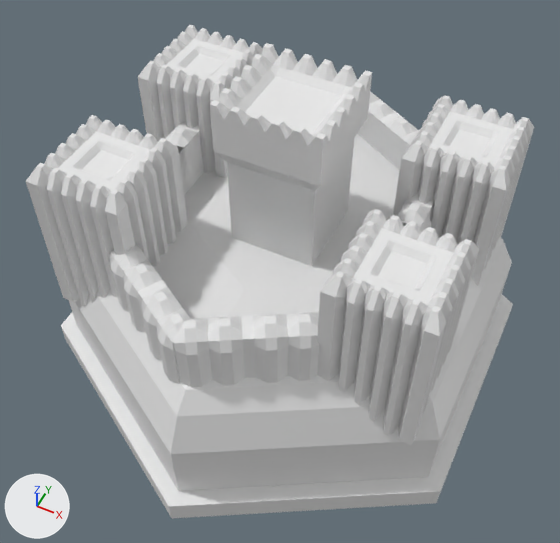
What one commit did to the OBJ model Models/City.obj.
The view is the same before and after, from a 50 mm camera at (9.2, -19.4, 27.3) aimed at (0.2, -1.3, 4.8). Lighting does not change. The marker at lower left points along +X, +Y and +Z. Where no turn or scale is listed for an object, it has been applied to the vertices.
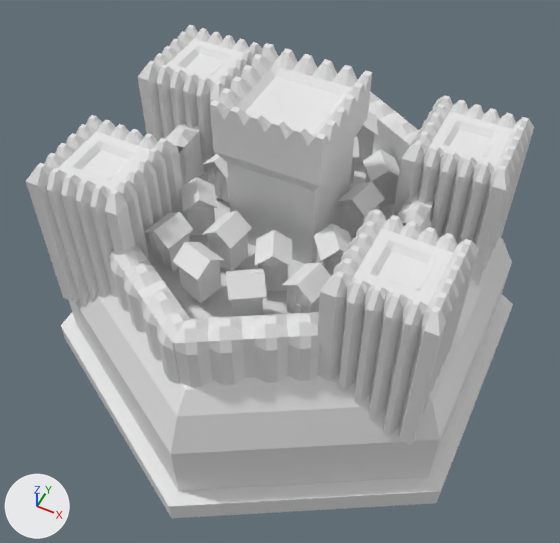
Boxes [x1, y1, x2, y2] around the edits, measured in the pictures (560 x 543 px):
'Cube.019', added
    after: [173, 242, 225, 303]
'Cube.018', added
    after: [202, 211, 252, 271]
'Cube.020', added
    after: [254, 230, 292, 291]
'Cube.021', added
    after: [144, 212, 194, 272]
'Cube.017', added
    after: [226, 269, 267, 317]
'Cube.026', added
    after: [282, 263, 331, 314]
'Cube.022', added
    after: [181, 177, 218, 236]
'Cube.027', added
    after: [337, 182, 385, 237]
'Cube.028', added
    after: [363, 149, 400, 207]
'Cube.025', added
    after: [314, 224, 351, 276]
'Cube.024', added
    after: [202, 154, 229, 202]
'Cube.013', added
    after: [355, 111, 378, 161]
'Cube.016', added
    after: [350, 137, 360, 183]

Patch to the scene script:
```diff
--- a/Models/City.obj.py
+++ b/Models/City.obj.py
@@ ob_cube_028 @@
+ob_cube_028 = bpy.data.objects.new('Cube.028', me_cube_028)  # 108 vertices, 98 faces; spans x 1.76..3.5, y 1.67..3.4, z 6.51..8.41; in mat_material_067 (white #e7e7e7), mat_material_068 (white #e7e7e7)
+ob_cube_028.location = (0.0, 0.0, 0.0)
@@ ob_cube_027 @@
+ob_cube_027 = bpy.data.objects.new('Cube.027', me_cube_027)  # 108 vertices, 98 faces; spans x 1.78..3.28, y -0.15..1.34, z 6.51..8.41; in mat_material_065 (white #e7e7e7), mat_material_066 (white #e7e7e7)
+ob_cube_027.location = (0.0, 0.0, 0.0)
@@ ob_cube_026 @@
+ob_cube_026 = bpy.data.objects.new('Cube.026', me_cube_026)  # 108 vertices, 98 faces; spans x 1.78..3.28, y -4.63..-3.14, z 6.51..8.41; in mat_material_063 (white #e7e7e7), mat_material_064 (white #e7e7e7)
+ob_cube_026.location = (0.0, 0.0, 0.0)
@@ ob_cube_025 @@
+ob_cube_025 = bpy.data.objects.new('Cube.025', me_cube_025)  # 108 vertices, 98 faces; spans x 1.76..3.5, y -2.82..-1.08, z 6.51..8.41; in mat_material_061 (white #e7e7e7), mat_material_062 (white #e7e7e7)
+ob_cube_025.location = (0.0, 0.0, 0.0)
@@ ob_cube_024 @@
+ob_cube_024 = bpy.data.objects.new('Cube.024', me_cube_024)  # 108 vertices, 98 faces; spans x -3.66..-2.16, y -0.55..0.95, z 6.51..8.41; in mat_material_059 (white #e7e7e7), mat_material_060 (white #e7e7e7)
+ob_cube_024.location = (0.0, 0.0, 0.0)
@@ ob_cube_022 @@
+ob_cube_022 = bpy.data.objects.new('Cube.022', me_cube_022)  # 108 vertices, 98 faces; spans x -3.68..-1.94, y -2.82..-1.08, z 6.51..8.41; in mat_material_055 (white #e7e7e7), mat_material_056 (white #e7e7e7)
+ob_cube_022.location = (0.0, 0.0, 0.0)
@@ ob_cube_021 @@
+ob_cube_021 = bpy.data.objects.new('Cube.021', me_cube_021)  # 108 vertices, 98 faces; spans x -3.66..-2.16, y -4.63..-3.14, z 6.51..8.41; in mat_material_053 (white #e7e7e7), mat_material_054 (white #e7e7e7)
+ob_cube_021.location = (0.0, 0.0, 0.0)
@@ ob_cube_020 @@
+ob_cube_020 = bpy.data.objects.new('Cube.020', me_cube_020)  # 108 vertices, 98 faces; spans x 0.05..1.69, y -3.99..-2.34, z 6.51..8.41; in mat_material_051 (white #e7e7e7), mat_material_052 (white #e7e7e7)
+ob_cube_020.location = (0.0, 0.0, 0.0)
@@ ob_cube_019 @@
+ob_cube_019 = bpy.data.objects.new('Cube.019', me_cube_019)  # 108 vertices, 98 faces; spans x -2.0..-0.46, y -5.41..-3.87, z 6.51..8.41; in mat_material_049 (white #e7e7e7), mat_material_050 (white #e7e7e7)
+ob_cube_019.location = (0.0, 0.0, 0.0)
@@ ob_cube_018 @@
+ob_cube_018 = bpy.data.objects.new('Cube.018', me_cube_018)  # 108 vertices, 98 faces; spans x -1.76..-0.36, y -3.67..-2.26, z 6.51..8.41; in mat_material_047 (white #e7e7e7), mat_material_048 (white #e7e7e7)
+ob_cube_018.location = (0.0, 0.0, 0.0)
@@ ob_cube_017 @@
+ob_cube_017 = bpy.data.objects.new('Cube.017', me_cube_017)  # 108 vertices, 98 faces; spans x -0.16..1.56, y -5.7..-3.98, z 6.51..8.41; in mat_material_045 (white #e7e7e7), mat_material_046 (white #e7e7e7)
+ob_cube_017.location = (0.0, 0.0, 0.0)
@@ ob_cube_016 @@
+ob_cube_016 = bpy.data.objects.new('Cube.016', me_cube_016)  # 108 vertices, 98 faces; spans x -0.16..1.56, y 2.15..3.87, z 6.51..8.41; in mat_material_043 (white #e7e7e7), mat_material_044 (white #e7e7e7)
+ob_cube_016.location = (0.0, 0.0, 0.0)
@@ ob_cube_013 @@
+ob_cube_013 = bpy.data.objects.new('Cube.013', me_cube_013)  # 108 vertices, 98 faces; spans x 0.05..1.69, y 3.86..5.5, z 6.51..8.41; in mat_material_037 (white #e7e7e7), mat_material_038 (white #e7e7e7)
+ob_cube_013.location = (0.0, 0.0, 0.0)
```
